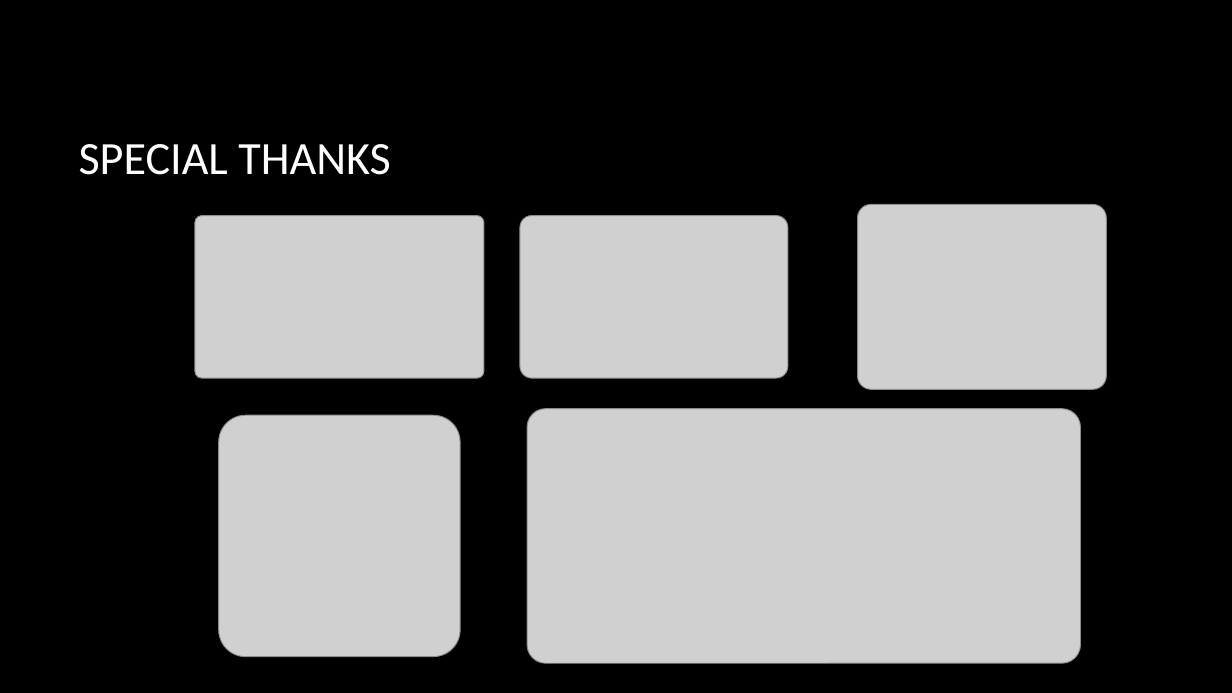
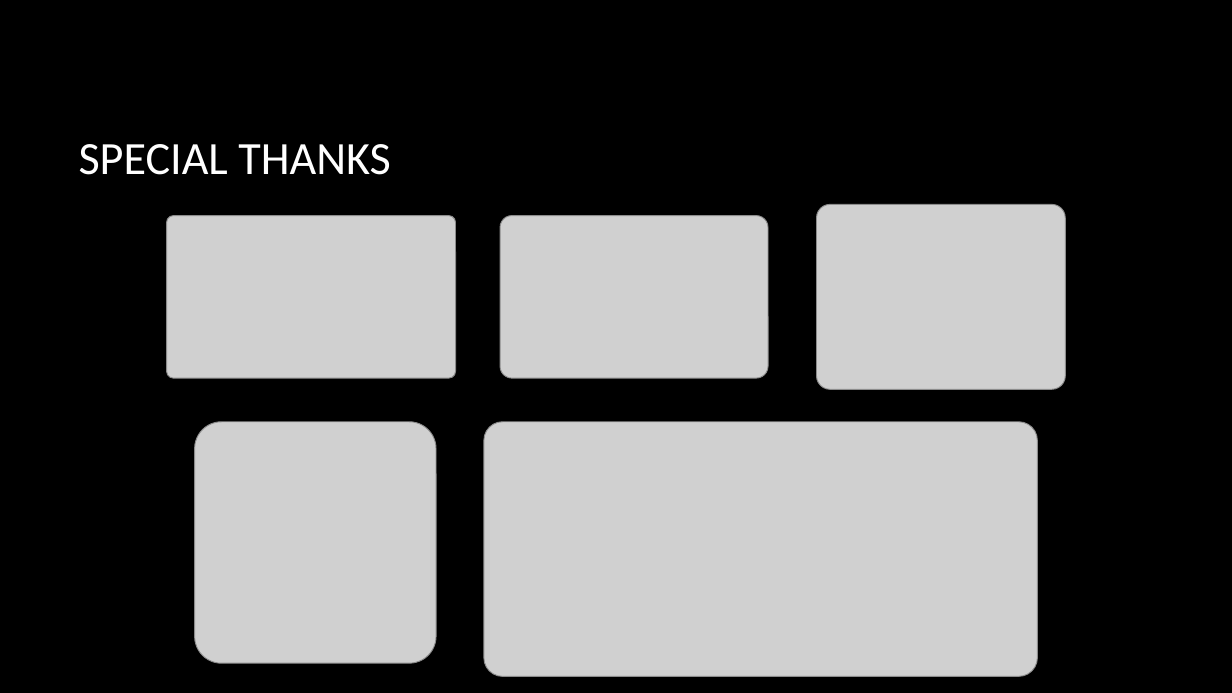
Before and after one commit to Smiley248/nasaspring, a slide deck: slide 2 of Presentations/NASA/NASA presentation.pptx. Drawn at 1232x693 pixels with LibreOffice and Linux fonts; fonts in the diff are those of the drawing; grey boxes stand for pictures; background and template pictures are left out. Boxes give left, top, right and bottom in pixels: in the first picture for what was removed or moved away, otherwise in the second. Text is boxed around its words. In the diff, an @@ line names an element or a change of style, - is before the commit and + after.

```diff
--- a/Presentations/NASA/NASA presentation.pptx
+++ b/Presentations/NASA/NASA presentation.pptx
@@ picture moved from (x1=858, y1=204, x2=1106, y2=389) to (x1=817, y1=204, x2=1066, y2=389) @@
@@ picture moved from (x1=195, y1=215, x2=484, y2=378) to (x1=166, y1=215, x2=456, y2=378) @@
@@ picture moved from (x1=520, y1=215, x2=788, y2=378) to (x1=500, y1=215, x2=768, y2=378) @@
@@ picture moved from (x1=219, y1=415, x2=460, y2=656) to (x1=195, y1=421, x2=436, y2=663) @@
@@ picture moved from (x1=527, y1=409, x2=1080, y2=664) to (x1=484, y1=421, x2=1038, y2=677) @@
```
Also in this commit, not shown: 6 other slides changed, 4 slides added, 2 slides removed.
